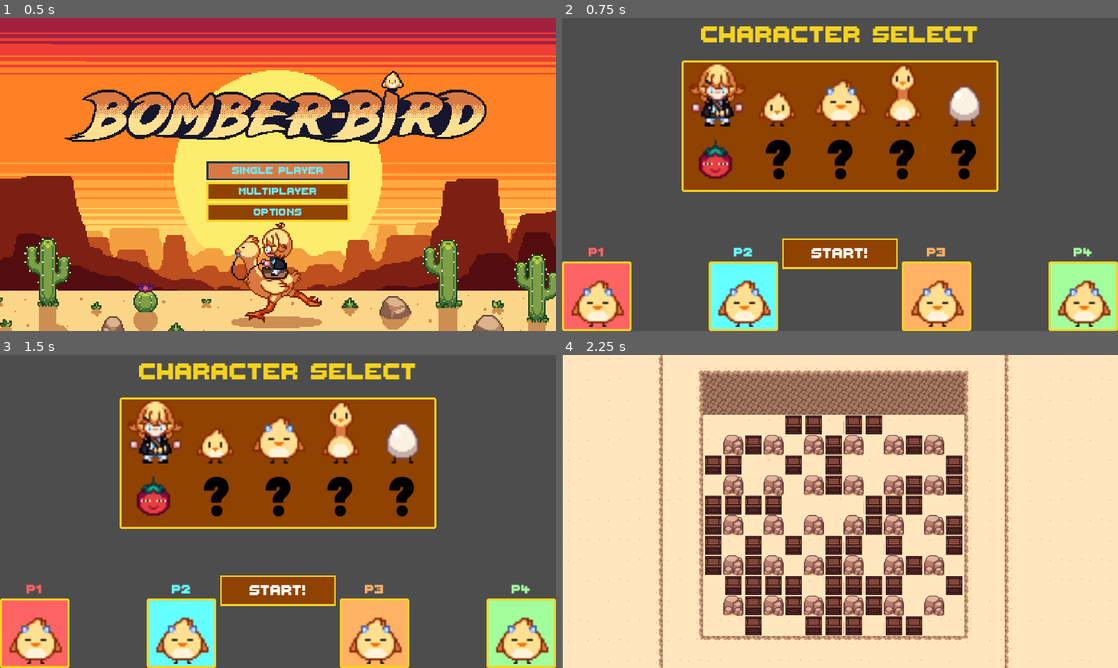
Above: before the commit, frames 1-4 (two rows, left to right).
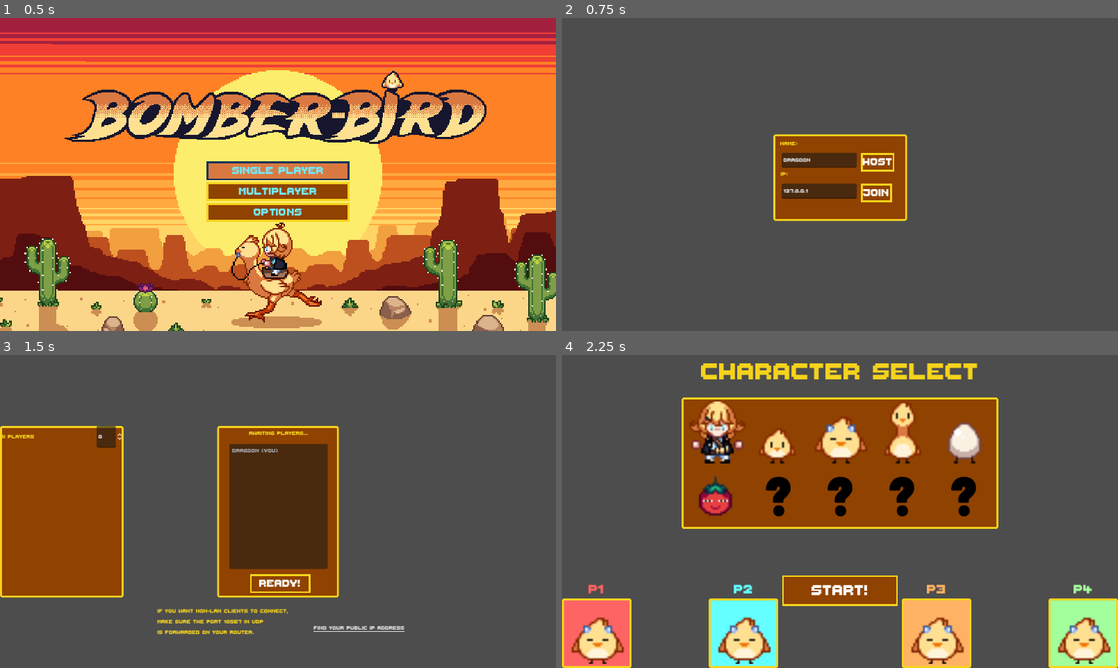
Above: after the commit, the same moments.

Repository: Dragoon-Project-Squad/bomberbird
Game: Godot game, scene res://scenes/main_menu.tscn
The game is run twice, just before and just after one commit, with the same random seed, the same clock (stepped at 60 frames per second) and the same inputs. Sound files missing from this copy of the repository are replaced by a short silence.
Inputs (mouse positions are in pixels of both pictures, inside the frame that each line leads up to):
- Up to frame 1 (0.5 s): no input
- Up to frame 2 (0.75 s): click "Multiplayer" at 0.5 s
- Up to frame 3 (1.5 s): click (316, 498) at 1.25 s, where only the run after the commit has a clickable "Host"
- Up to frame 4 (2.25 s): click (840, 589) at 2 s, where only the run before the commit has a clickable "START!"

Frame 1 is identical in both runs. In frame 2, 39% of the frame differs, in the area x 0-100%, y 2-100%; in frame 3, 52%; in frame 4, 100%, in the area x 0-100%, y 0-100%.
Error before the commit: Invalid access to property or key '1' on a base object of type 'Dictionary'. (res://scripts/player_spawner.gd:27)

Commit message:
fixed a couple of bugs

Diff:
--- a/scenes/lobby.tscn
+++ b/scenes/lobby.tscn
@@ -35,7 +35,7 @@
 offset_right = 256.0
 offset_bottom = 178.0
 grow_vertical = 2
-theme = ExtResource("2_0e6h4")
+theme = ExtResource("2_0k5fb")
 
 [node name="AICountContainer" type="HSplitContainer" parent="Options"]
 layout_mode = 0
@@ -68,7 +68,7 @@
 grow_vertical = 2
 size_flags_horizontal = 2
 size_flags_vertical = 2
-theme = ExtResource("2_0e6h4")
+theme = ExtResource("2_0k5fb")
 
 [node name="Label" type="Label" parent="Players"]
 layout_mode = 0
@@ -120,7 +120,6 @@
 text = "Find your public IP address"
 
 [node name="Connect" type="Panel" parent="."]
-visible = false
 layout_mode = 1
 anchors_preset = 8
 anchor_left = 0.5
@@ -135,7 +134,7 @@
 grow_vertical = 2
 size_flags_horizontal = 2
 size_flags_vertical = 2
-theme = ExtResource("2_0e6h4")
+theme = ExtResource("2_0k5fb")
 
 [node name="NameLabel" type="Label" parent="Connect"]
 layout_mode = 0
@@ -209,6 +208,7 @@
 theme_override_colors/font_color = Color(0.820312, 0.291595, 0.291595, 1)
 
 [node name="CSS" type="Control" parent="."]
+visible = false
 anchors_preset = 0
 offset_right = 1152.0
 offset_bottom = 648.0
--- a/scripts/gamestate.gd
+++ b/scripts/gamestate.gd
@@ -15,14 +15,13 @@
 var human_player_count = 1 #Every game must have at least 1 human or two AI
 # Name for my player.
 var player_name = globals.config.get_player_name()
-
 # Names for remote players in id:name format.
 var players = {}
 var players_ready = []
 
 # Character Textures in id:texture2D format.
 var characters = {}
-
+var defaulttex = load("res://assets/player/chonkgoon_walk.png")
 # AI Handling variables
 const MAX_ID_COLLISION_RESCUE_ATTEMPTS = 4
 const MAX_NAME_COLLISION_RESCUE_ATTEMPTS = 4
@@ -80,6 +79,7 @@
 @rpc("any_peer")
 func register_player(new_player_name):
 	var id = multiplayer.get_remote_sender_id()
+	characters[id+1] = defaulttex
 	players[id] = new_player_name
 	player_list_changed.emit()
 
@@ -112,6 +112,8 @@
 	peer = ENetMultiplayerPeer.new()
 	peer.create_server(DEFAULT_PORT, MAX_PEERS)
 	multiplayer.set_multiplayer_peer(peer)
+	var id = multiplayer.get_remote_sender_id() + 1
+	characters[id] = defaulttex
 
 
 func join_game(ip, new_player_name):
Not shown: 1 places in scenes/main_menu.tscn that only renumber resources
